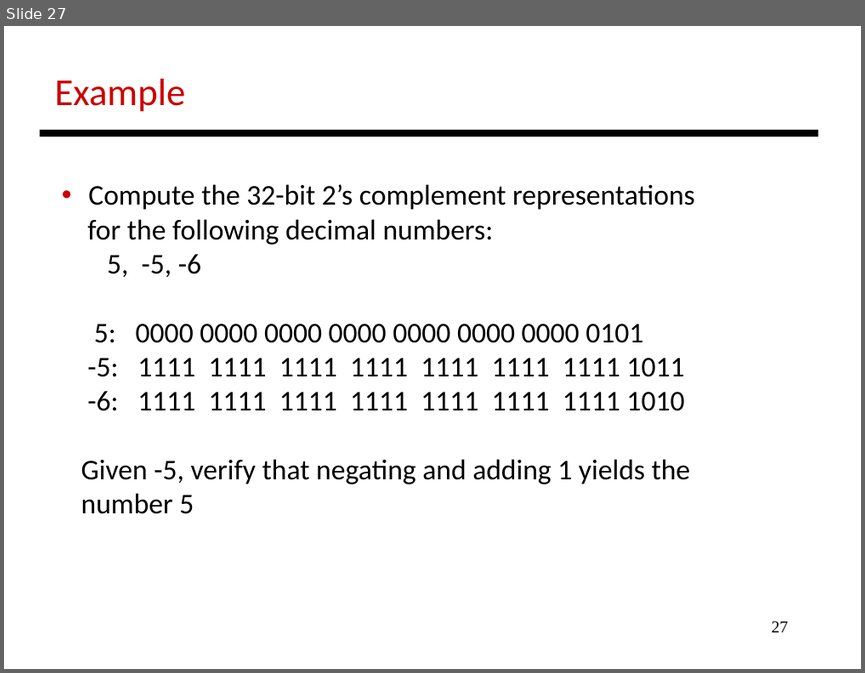
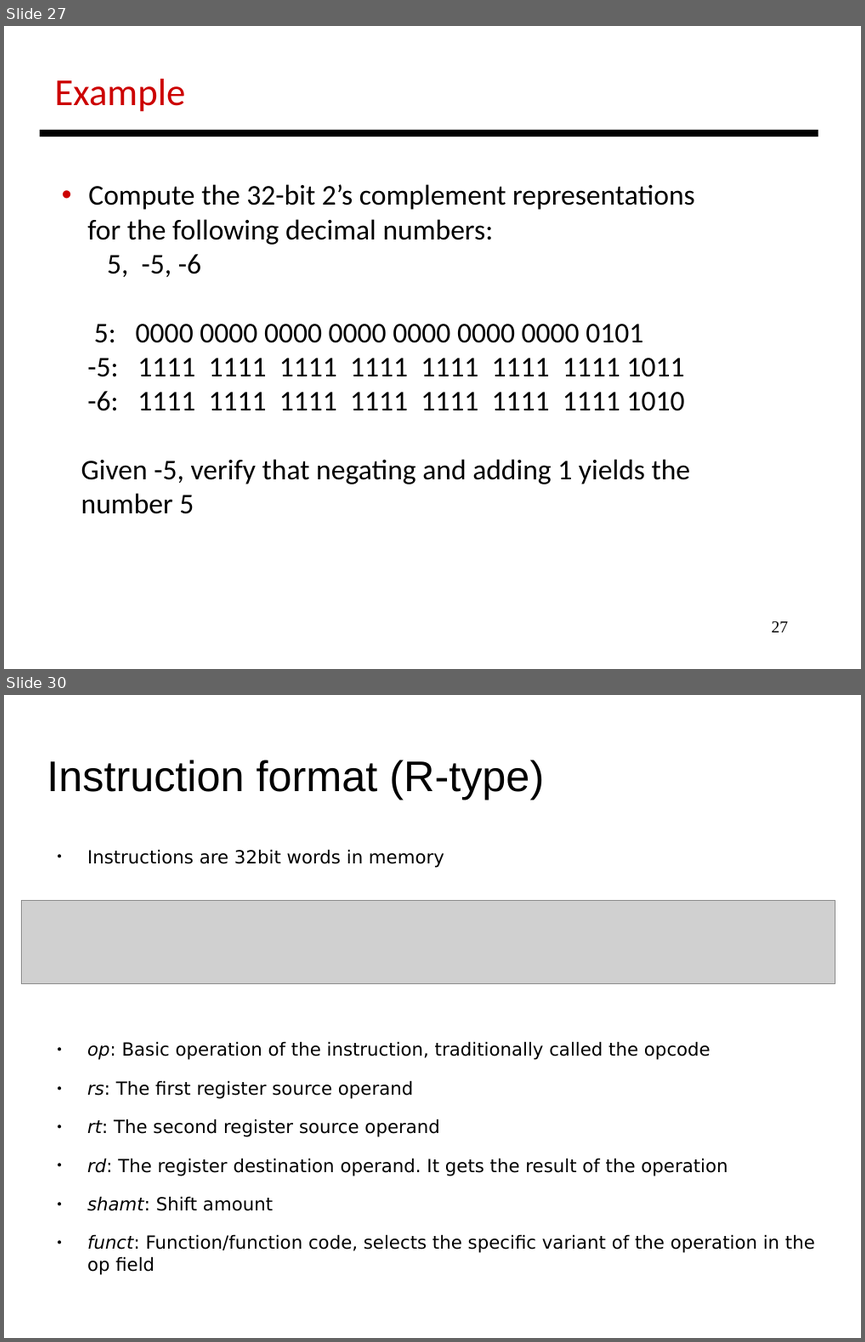
Before and after one commit to antonburtsev/cs3810, a slide deck: lectures/lecture04-mips/lecture-04-mips.odp. Shown one above the other, each under a label of ours: slide 27 before the commit, slides 27 and 30 after it; the slides between them are not shown. The pictures are 865x673 and 865x1342 pixels, drawn with LibreOffice and Linux fonts; fonts in the diff are those of the drawing; grey boxes stand for pictures. Boxes give left, top, right and bottom in pixels: in the first picture for what was removed or moved away, otherwise in the second. Text is boxed around its words. In the diff, an @@ line names an element or a change of style, - is before the commit and + after.

Commit message:
Add more to lecture 04 - instruction encoding, control instructions

```diff
--- a/lectures/lecture04-mips/lecture-04-mips.odp
+++ b/lectures/lecture04-mips/lecture-04-mips.odp
@@ slide 30 added at box(4, 695, 861, 1338), background #FFFFFF @@
@@ title added at box(46, 760, 544, 800), 36 pt, text #000000 @@
+Instruction format (R-type)
@@ text added at box(87, 850, 815, 1275), 15.2 pt, text #000000 @@
+● Instructions are 32bit words in memory
+● op: Basic operation of the instruction, traditionally called the opcode
+● rs: The first register source operand
+● rt: The second register source operand
+● rd: The register destination operand. It gets the result of the operation
+● shamt: Shift amount
+● funct: Function/function code, selects the specific variant of the operation in the op field
@@ picture added at box(21, 901, 835, 984) @@
```
Also in this commit, not shown: 1 slide changed, 23 other slides added, 5 slides removed, 3 other files.
